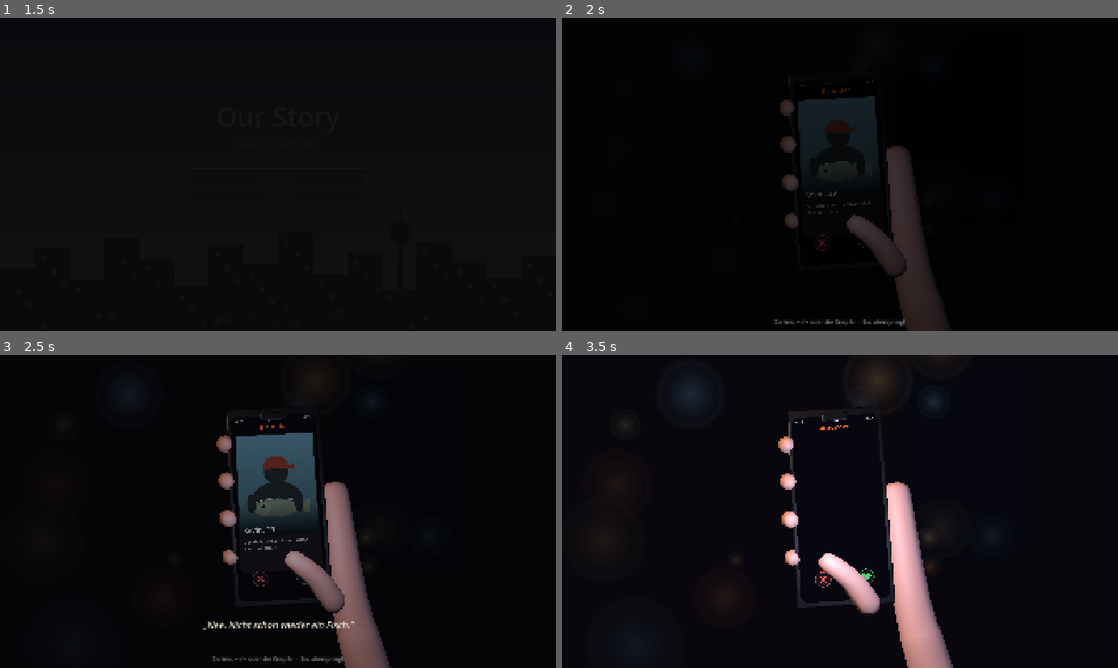
Above: before the commit, frames 1-4 (two rows, left to right).
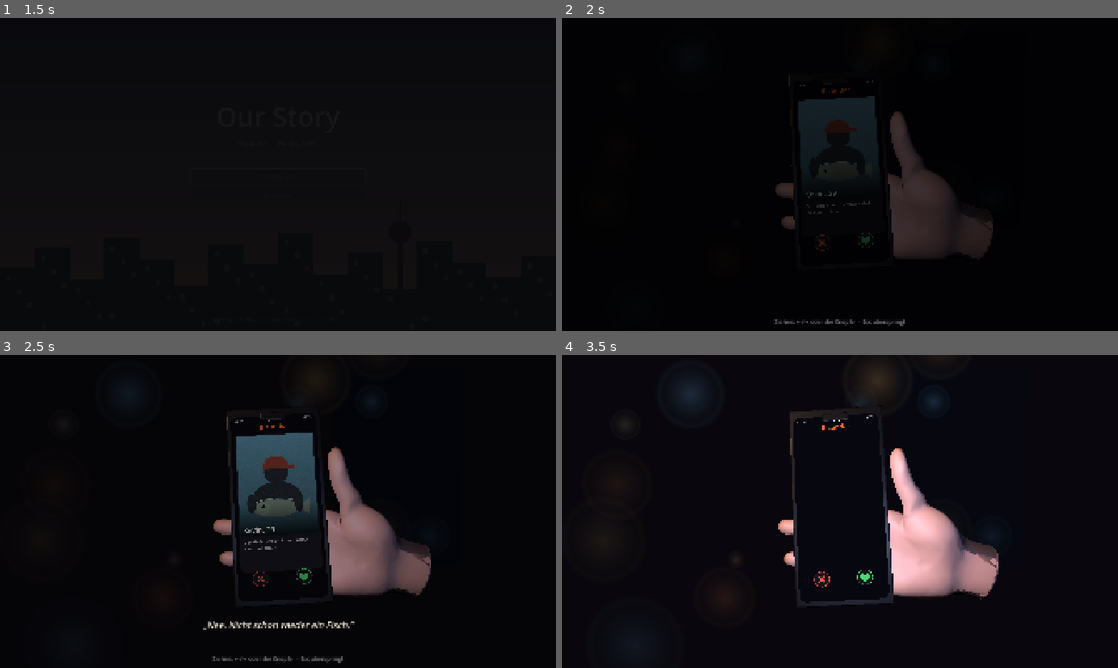
Above: after the commit, the same moments.

Repository: oliverschmied02-ai/random
Game: Godot game, scene res://ui/title_screen.tscn
The game is run twice, just before and just after one commit, with the same random seed, the same clock (stepped at 60 frames per second) and the same inputs.
Inputs (mouse positions are in pixels of both pictures, inside the frame that each line leads up to):
- Up to frame 1 (1.5 s): tap Enter (ui_accept) at 0.5, 0.77 s; move the mouse to (400, 158) at 0.52 s; hold D (move_right) 0.53-1.25 s; hold E (interact) 0.53-1.25 s; click (400, 158) at 0.67 s; drag from (166, 190) to (250, 237) at 1.27 s
- Up to frame 2 (2 s): no input
- Up to frame 3 (2.5 s): move the mouse to (333, 442) at 2.02 s; hold D (move_right) from 2.03 s (still down); tap Left (look_left) at 2.1 s
- Up to frame 4 (3.5 s): release D (move_right) at 2.75 s; drag from (812, 574) to (673, 464) at 2.77 s

Frame 1 is identical in both runs. In frame 2, 5.7% of the frame differs, in the area x 38-78%, y 26-100%; in frame 3, 6.9%; in frame 4, 8.1%, in the area x 38-79%, y 18-100%.

Commit message:
Echte Hand in der Tinder-Intro: WebXR-Handmodell in Griffpose
Die Hand ist jetzt das anatomische generische WebXR-Handnetz (npm
@webxr-input-profiles/assets, MIT — Quelle und Lizenz unter
assets/intro/quelle/), von tools/make_hand_echt.py über das
25-Gelenke-Rig in die Griffpose gebogen: Ausrichtung exakt aus den
Knochen gemessen, Beugung um Welt-Achsen analytisch in die
Kanal-Quaternionen gerechnet (Pose-Matrizen setzen/zurücklesen greift
headless nicht), Pose eingefroren, Subdivision, Löcher zugenäht,
Selbst-AO in Cycles gebacken. Der Daumen bleibt am Netz — beim Wischen
schnipst die ganze Hand kurz in Wischrichtung. Die Skin-Modifier-Hand
bleibt als Rückfallebene. Builds (macOS, Web) neu.

Co-Authored-By: Claude Opus 5 <noreply@anthropic.com>
Claude-Session: https://claude.ai/code/session_01EWJp9CAKrTxjgZZDZyHhik

Diff:
--- a/chapters/intro/tinder_intro.gd
+++ b/chapters/intro/tinder_intro.gd
@@ -54,6 +54,9 @@
 var _knopf_herz: Control
 var _daumen: Node3D
 var _daumen_ruhe: Vector3
+# Bei der echten Hand ist der Daumen Teil des Netzes — dann schnipst beim
+# Wischen die ganze Hand (additiv auf die Atembewegung in _process).
+var _hand_schnipser := 0.0
 var _schirmlicht: OmniLight3D
 var _gedanken_feld: RichTextLabel
 var _hinweis: Label
@@ -863,6 +866,13 @@
 
 func _daumen_wischen(nach_rechts: bool) -> void:
 	if _daumen == null:
+		# Ganze Hand schnipst kurz in Wischrichtung.
+		var ziel := 4.0 if nach_rechts else -4.0
+		var schnipser := create_tween()
+		schnipser.tween_property(self, ^"_hand_schnipser", ziel, 0.14)\
+			.set_trans(Tween.TRANS_QUAD).set_ease(Tween.EASE_OUT)
+		schnipser.tween_property(self, ^"_hand_schnipser", 0.0, 0.45)\
+			.set_trans(Tween.TRANS_SINE).set_ease(Tween.EASE_IN_OUT)
 		return
 	var weg := Vector3(0.022 if nach_rechts else -0.022, 0.0, 0.004)
 	var schwung := create_tween()
@@ -879,6 +889,7 @@
 		_hand.position.y = sin(_zeit * 1.4) * 0.0015
 		_hand.rotation_degrees.z = 3.0 + sin(_zeit * 0.9) * 0.6
 		_hand.rotation_degrees.x = -11.0 + sin(_zeit * 1.1) * 0.4
+		_hand.rotation_degrees.y = _hand_schnipser
 	# Das Bildschirmlicht flackert minimal, wie Bildwechsel eben leuchten.
 	if _schirmlicht != null:
 		_schirmlicht.light_energy = 0.3 + sin(_zeit * 7.3) * 0.02
Binary file changed: assets/intro/hand_handy.glb
Binary file changed: assets/intro/hand_handy_daumen_farbe.png
Not shown, changed: assets/intro/hand_handy_daumen_farbe.png.import
Binary file changed: assets/intro/hand_handy_hand_farbe.png
Not shown, changed: assets/intro/hand_handy_hand_farbe.png.import
Not shown, added: assets/intro/quelle/.gdignore
Binary file added: assets/intro/quelle/webxr_hand_rechts.glb
Not shown, changed: ASSET_REQUIREMENTS.md
Not shown, changed: PROJECT_STATUS.md
Not shown, changed: README.md
Not shown, added: assets/intro/quelle/HERKUNFT.md
Not shown, added: assets/intro/quelle/LIZENZ-webxr-hand.md
(and 4 more such lines)
